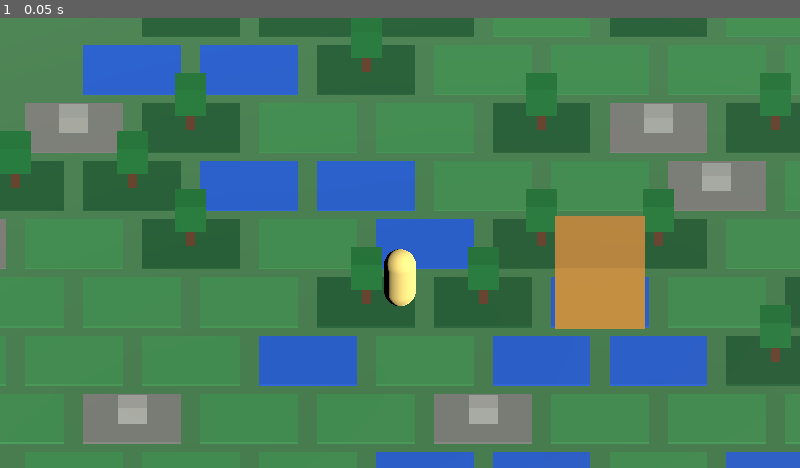
Above: before the commit, frame 1.
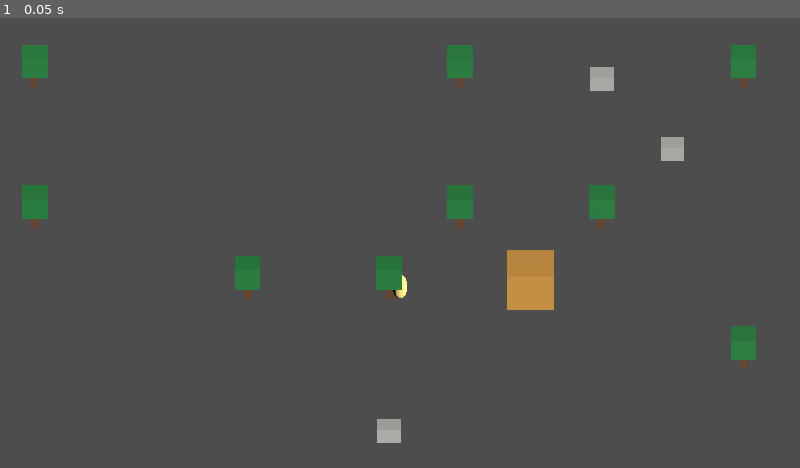
Above: after the commit, the same moment.

Repository: Ranu4922/CodexGame
Game: Godot game, scene res://scenes/Main.tscn
Two runs of this game, one before a commit and one after it. Both use one fixed random seed, a clock stepped at 60 frames per second and the inputs below.
Inputs:
- Up to frame 1 (0.05 s): no input

The runs differ from the first frame. In frame 1, 100% of the frame differs, in the area x 0-100%, y 0-100%.

Commit message:
Render shared map as scaled hexes in PlayerWorld

Diff:
--- a/scenes/PlayerWorld.tscn
+++ b/scenes/PlayerWorld.tscn
@@ -3,13 +3,13 @@
 [ext_resource type="Script" path="res://scripts/player_world.gd" id="1_player_world_script"]
 
 [sub_resource type="PlaneMesh" id="PlaneMesh_ground"]
-size = Vector2(36, 36)
+size = Vector2(120, 120)
 
 [sub_resource type="StandardMaterial3D" id="StandardMaterial3D_ground"]
 albedo_color = Color(0.24, 0.46, 0.27, 1)
 
 [sub_resource type="BoxShape3D" id="BoxShape3D_ground"]
-size = Vector3(36, 0.1, 36)
+size = Vector3(120, 0.1, 120)
 
 [sub_resource type="CapsuleMesh" id="CapsuleMesh_player"]
 radius = 0.32
@@ -19,7 +19,7 @@
 albedo_color = Color(0.86, 0.76, 0.42, 1)
 
 [sub_resource type="BoxMesh" id="BoxMesh_village_center"]
-size = Vector3(1.8, 1.5, 1.8)
+size = Vector3(2.3, 2.0, 2.3)
 
 [sub_resource type="StandardMaterial3D" id="StandardMaterial3D_village_center"]
 albedo_color = Color(0.69, 0.49, 0.19, 1)
@@ -32,6 +32,7 @@
 [node name="Ground" type="StaticBody3D" parent="."]
 
 [node name="GroundMesh" type="MeshInstance3D" parent="Ground"]
+visible = false
 mesh = SubResource("PlaneMesh_ground")
 surface_material_override/0 = SubResource("StandardMaterial3D_ground")
 
@@ -47,7 +48,7 @@
 surface_material_override/0 = SubResource("StandardMaterial3D_player")
 
 [node name="VillageCenter" type="Node3D" parent="."]
-transform = Transform3D(1, 0, 0, 0, 1, 0, 0, 0, 1, 3, 0.75, 0)
+transform = Transform3D(1, 0, 0, 0, 1, 0, 0, 0, 1, 3, 1, 0)
 
 [node name="VillageCenterMesh" type="MeshInstance3D" parent="VillageCenter"]
 mesh = SubResource("BoxMesh_village_center")
@@ -57,9 +58,9 @@
 transform = Transform3D(1, 0, 0, 0, 1, 0, 0, 0, 1, -4, 0.675, 0)
 
 [node name="Camera3D" type="Camera3D" parent="CameraRig"]
-transform = Transform3D(1, 0, 0, 0, 0.819152, 0.573576, 0, -0.573576, 0.819152, 0, 7.5, 9.5)
+transform = Transform3D(1, 0, 0, 0, 0.819152, 0.573576, 0, -0.573576, 0.819152, 0, 18, 22)
 projection = 1
-size = 9.0
+size = 22.0
 current = true
 
 [node name="DirectionalLight3D" type="DirectionalLight3D" parent="."]
--- a/scripts/player_world.gd
+++ b/scripts/player_world.gd
@@ -5,7 +5,7 @@
 @export var move_speed: float = 4.5
 @export var interaction_distance: float = 2.7
 @export var interaction_hint_height: float = 2.1
-@export var world_hex_size: float = 1.35
+@export var world_hex_size: float = 4.0
 
 @onready var player: Node3D = $Player
 @onready var world_map: Node3D = $WorldMap
@@ -20,6 +20,7 @@
 var world_data: RefCounted
 var tile_materials: Dictionary = {}
 var marker_materials: Dictionary = {}
+var has_initialized_player_position: bool = false
 
 
 func _ready() -> void:
@@ -126,6 +127,7 @@
 	_create_world_tiles()
 	_create_world_building_markers()
 	_update_village_center_from_world_data()
+	_place_player_near_village_center_if_needed()
 
 
 func _clear_world_map() -> void:
@@ -172,9 +174,7 @@
 func _create_tile_visual(tile_position: Vector3, tile_type: String) -> void:
 	var tile: MeshInstance3D = MeshInstance3D.new()
 	tile.name = "WorldTile_%s" % tile_type
-	var mesh: BoxMesh = BoxMesh.new()
-	mesh.size = Vector3(world_hex_size * 1.45, 0.04, world_hex_size * 1.25)
-	tile.mesh = mesh
+	tile.mesh = _create_hex_tile_mesh()
 	tile.position = Vector3(tile_position.x, 0.02, tile_position.z)
 	tile.material_override = _get_tile_material(tile_type)
 	world_map.add_child(tile)
@@ -184,18 +184,18 @@
 	var trunk: MeshInstance3D = MeshInstance3D.new()
 	trunk.name = "TreePlaceholder"
 	var trunk_mesh: BoxMesh = BoxMesh.new()
-	trunk_mesh.size = Vector3(0.18, 0.55, 0.18)
+	trunk_mesh.size = Vector3(0.34, 1.15, 0.34)
 	trunk.mesh = trunk_mesh
-	trunk.position = Vector3(tile_position.x, 0.32, tile_position.z)
+	trunk.position = Vector3(tile_position.x, 0.60, tile_position.z)
 	trunk.material_override = marker_materials["tree_trunk"]
 	world_map.add_child(trunk)
 
 	var crown: MeshInstance3D = MeshInstance3D.new()
 	crown.name = "TreeCrownPlaceholder"
 	var crown_mesh: BoxMesh = BoxMesh.new()
-	crown_mesh.size = Vector3(0.62, 0.62, 0.62)
+	crown_mesh.size = Vector3(1.25, 1.15, 1.25)
 	crown.mesh = crown_mesh
-	crown.position = Vector3(tile_position.x, 0.85, tile_position.z)
+	crown.position = Vector3(tile_position.x, 1.45, tile_position.z)
 	crown.material_override = marker_materials["tree_crown"]
 	world_map.add_child(crown)
 
@@ -204,9 +204,9 @@
 	var stone_marker: MeshInstance3D = MeshInstance3D.new()
 	stone_marker.name = "StonePlaceholder"
 	var stone_mesh: BoxMesh = BoxMesh.new()
-	stone_mesh.size = Vector3(0.58, 0.38, 0.46)
+	stone_mesh.size = Vector3(1.15, 0.75, 0.95)
 	stone_marker.mesh = stone_mesh
-	stone_marker.position = Vector3(tile_position.x, 0.25, tile_position.z)
+	stone_marker.position = Vector3(tile_position.x, 0.42, tile_position.z)
 	stone_marker.material_override = marker_materials["stone_marker"]
 	world_map.add_child(stone_marker)
 
@@ -215,9 +215,9 @@
 	var marker: MeshInstance3D = MeshInstance3D.new()
 	marker.name = "BuildingPlaceholder_%s" % building_type
 	var marker_mesh: BoxMesh = BoxMesh.new()
-	marker_mesh.size = Vector3(0.72, 0.72, 0.72)
+	marker_mesh.size = Vector3(1.35, 1.15, 1.35)
 	marker.mesh = marker_mesh
-	marker.position = Vector3(tile_position.x, 0.42, tile_position.z)
+	marker.position = Vector3(tile_position.x, 0.62, tile_position.z)
 	marker.material_override = marker_materials["building_marker"]
 	world_map.add_child(marker)
 
@@ -231,13 +231,59 @@
 		return
 	var center_coords: Vector2i = center_coords_value as Vector2i
 	var center_position: Vector3 = _axial_to_player_world(center_coords.x, center_coords.y)
-	village_center.global_position = Vector3(center_position.x, 0.75, center_position.z)
+	village_center.global_position = Vector3(center_position.x, 1.0, center_position.z)
+
+
+func _place_player_near_village_center_if_needed() -> void:
+	if has_initialized_player_position:
+		return
+	var has_center: bool = bool(world_data.get("has_village_center"))
+	if not has_center:
+		return
+	var center_position: Vector3 = village_center.global_position
+	player.global_position = Vector3(center_position.x - world_hex_size * 1.6, player.global_position.y, center_position.z)
+	target_position = player.global_position
+	camera_rig.global_position = player.global_position
+	has_initialized_player_position = true
 
 
 func _axial_to_player_world(q: int, r: int) -> Vector3:
 	var x_position: float = world_hex_size * sqrt(3.0) * (float(q) + float(r) * 0.5)
 	var z_position: float = world_hex_size * 1.5 * float(r)
 	return Vector3(x_position, 0.0, z_position)
+
+
+func _create_hex_tile_mesh() -> ArrayMesh:
+	var vertices: PackedVector3Array = PackedVector3Array()
+	var normals: PackedVector3Array = PackedVector3Array()
+	var indices: PackedInt32Array = PackedInt32Array()
+	vertices.append(Vector3.ZERO)
+	normals.append(Vector3.UP)
+	for corner_index in range(6):
+		var angle_degrees: float = 60.0 * float(corner_index) + 30.0
+		var angle_radians: float = deg_to_rad(angle_degrees)
+		var x_position: float = cos(angle_radians) * world_hex_size
+		var z_position: float = sin(angle_radians) * world_hex_size
+		vertices.append(Vector3(x_position, 0.0, z_position))
+		normals.append(Vector3.UP)
+	for triangle_index in range(6):
+		var first_corner_index: int = triangle_index + 1
+		var second_corner_index: int = 1
+		if triangle_index < 5:
+			second_corner_index = triangle_index + 2
+		indices.append(0)
+		indices.append(second_corner_index)
+		indices.append(first_corner_index)
+
+	var arrays: Array = []
+	arrays.resize(Mesh.ARRAY_MAX)
+	arrays[Mesh.ARRAY_VERTEX] = vertices
+	arrays[Mesh.ARRAY_NORMAL] = normals
+	arrays[Mesh.ARRAY_INDEX] = indices
+
+	var mesh: ArrayMesh = ArrayMesh.new()
+	mesh.add_surface_from_arrays(Mesh.PRIMITIVE_TRIANGLES, arrays)
+	return mesh
 
 
 func _create_world_materials() -> void:
